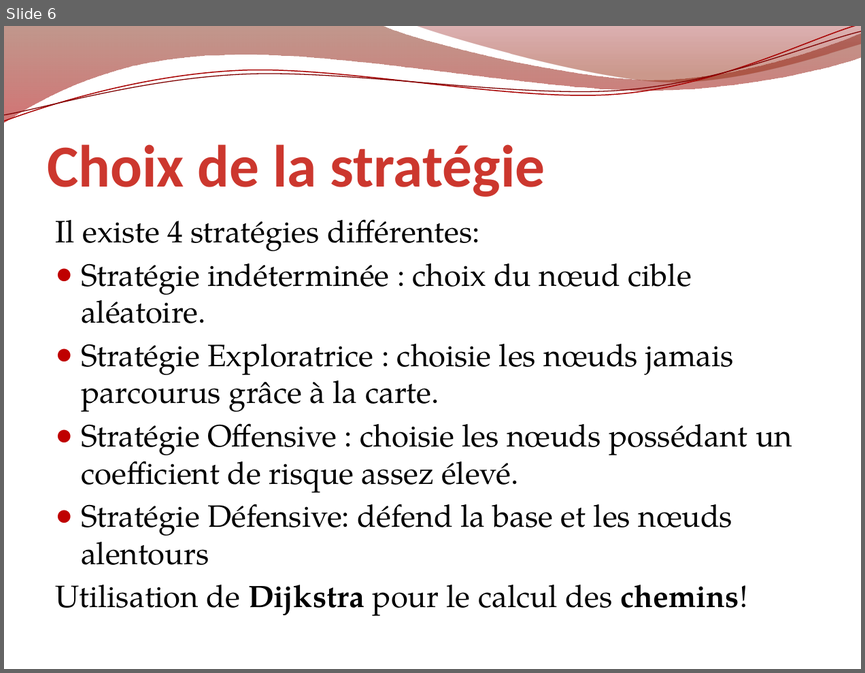
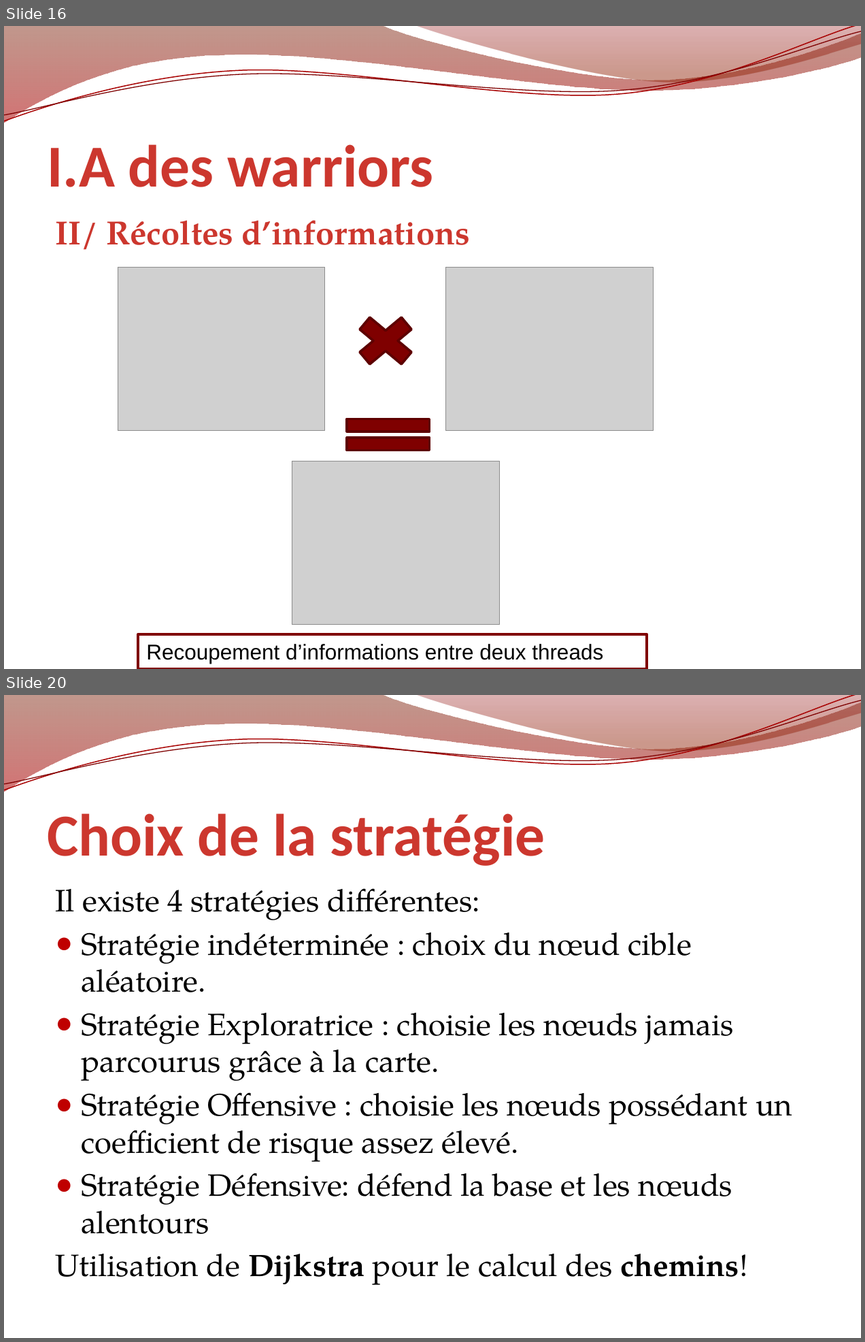
Before and after one commit to erz/voogle, a slide deck: doc/Voogle.pptx. Shown one above the other, each under a label of ours: slide 6 before the commit, slides 16 and 20 after it; the slides between them are not shown. The pictures are 865x673 and 865x1342 pixels, drawn with LibreOffice and Linux fonts; fonts in the diff are those of the drawing; grey boxes stand for pictures; background and template pictures are left out. Boxes give left, top, right and bottom in pixels: in the first picture for what was removed or moved away, otherwise in the second. Text is boxed around its words. In the diff, an @@ line names an element or a change of style, - is before the commit and + after.

```diff
--- a/doc/Voogle.pptx
+++ b/doc/Voogle.pptx
@@ slide 16 added at <box>4,26,861,669</box>, background picture (left out); not listed: 4 template elements that a slide beside it also shows @@
@@ title added at <box>47,144,434,187</box>, 50 pt, text gradient #501100 to #CC372E to #F9EEEE, bold @@
+I.A des warriors
@@ text added at <box>55,220,470,250</box>, 28 pt, text gradient #501100 to #CC372E to #F9EEEE, bold @@
+II/ Récoltes d’informations
@@ picture added at <box>118,267,325,429</box> @@
@@ picture added at <box>446,267,653,429</box> @@
@@ cross added at <box>345,307,426,374</box>, fill #7F0000, outline #5E0000 2 pt @@
@@ math equal added at <box>332,407,445,461</box>, fill #7F0000, outline #5E0000 2 pt @@
@@ picture added at <box>292,461,499,624</box> @@
@@ rectangle added at <box>138,635,647,669</box>, fill #FFFFFF, outline #7F0000 2 pt, 18 pt, text #000000 @@
+Recoupement d’informations entre deux threads
@@ what was slide 6 is now slide 20 @@
```
Also in this commit, not shown: 14 other slides added, 1 slide removed.
